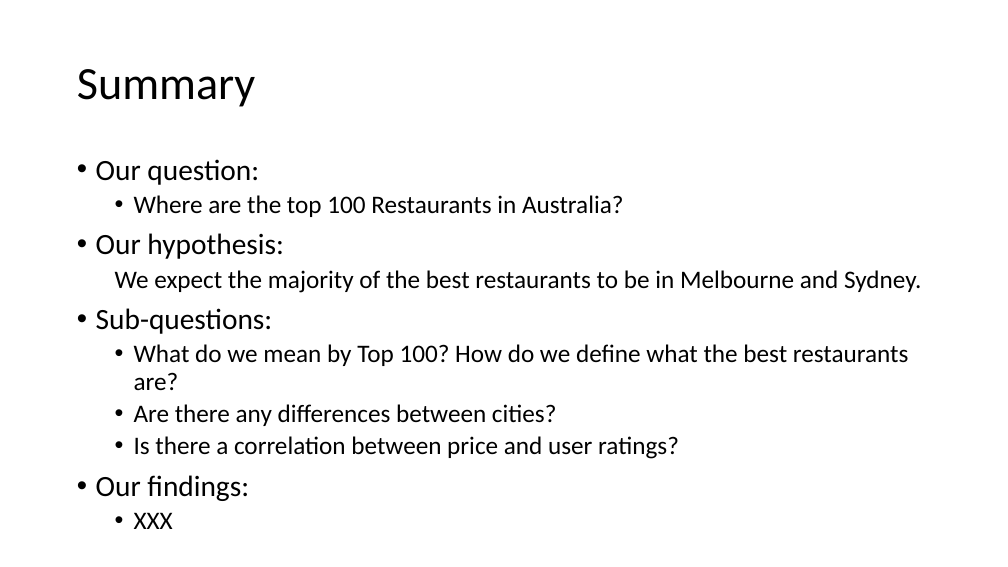
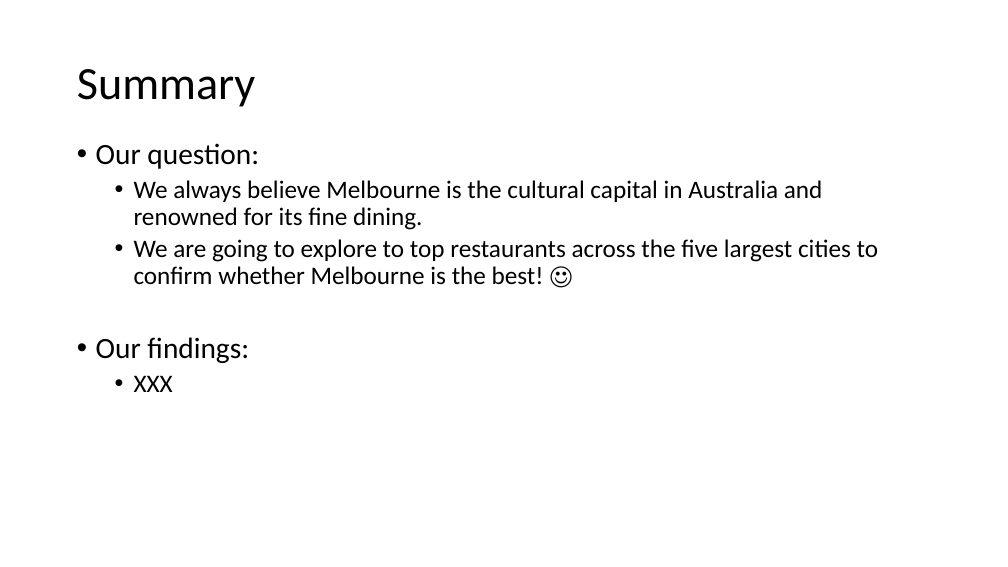
Before and after one commit to ashdrayton/Zomato-Restaurants-Reviews, a slide deck: slide 2 of Babette/Presentation_BB.pptx. Drawn at 1008x567 pixels with LibreOffice and Linux fonts; fonts in the diff are those of the drawing. Boxes give left, top, right and bottom in pixels: in the first picture for what was removed or moved away, otherwise in the second. Text is boxed around its words. In the diff, an @@ line names an element or a change of style, - is before the commit and + after.

Commit message:
Cuisines 497
Cuisines 497 has two dataframes:
top 10 cuisines per city
cities with top 10 cuisines

```diff
--- a/Babette/Presentation_BB.pptx
+++ b/Babette/Presentation_BB.pptx
@@ text "Our question:": place and size @@
-text "Our question:" at (96,159,921,529)
+text "Our question:" at (96,143,878,392)
@@ text at (134,180,878,285): text changed @@
-  • Where are the top 100 Restaurants in Australia?
-• Our hypothesis:
-  We expect the majority of the best restaurants to be in Melbourne and Sydney.
-• Sub-questions:
-  • What do we mean by Top 100? How do we define what the best restaurants are?
-  • Are there any differences between cities?
-  • Is there a correlation between price and user ratings?
+  • We always believe Melbourne is the cultural capital in Australia and renowned for its fine dining.
+  • We are going to explore to top restaurants across the five largest cities to confirm whether Melbourne is the best! ☺
```
Also in this commit, not shown: 2 other slides changed, 1 slide added, 3 other files.
